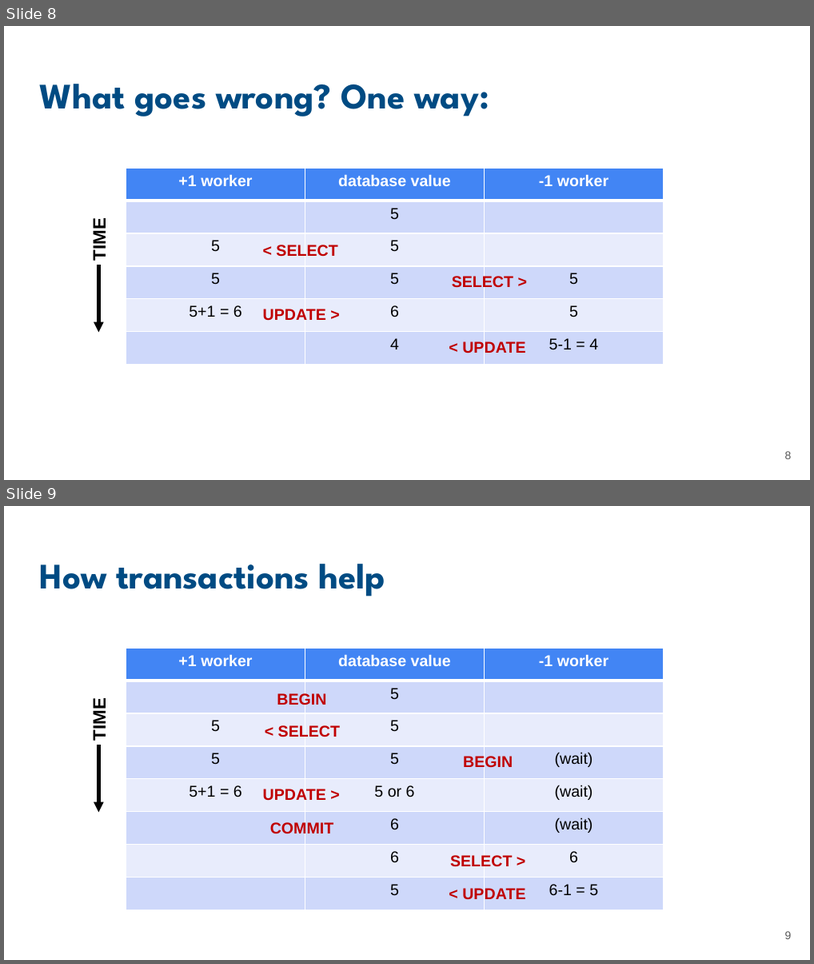
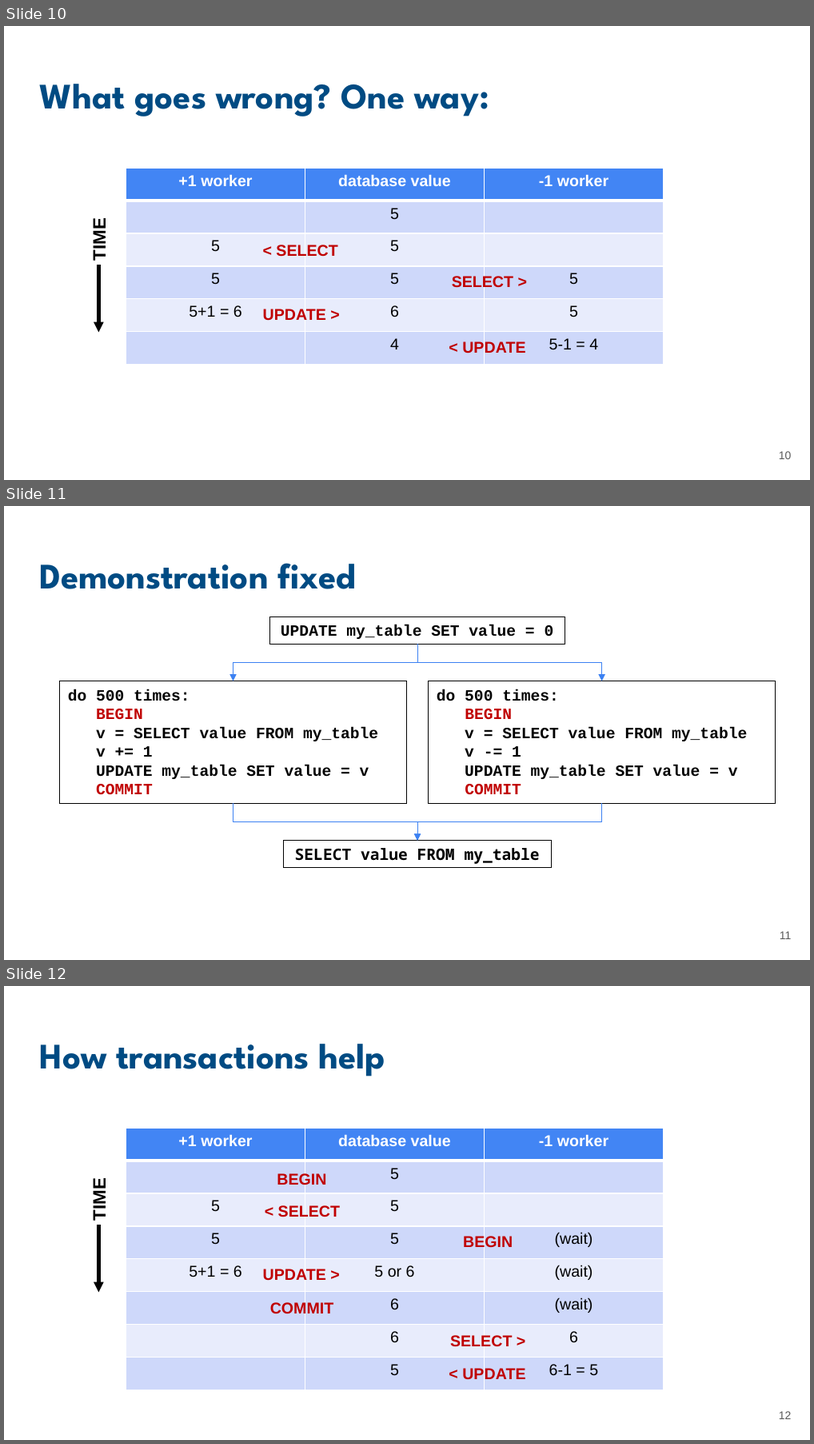
Before and after one commit to UCSB-Library-Research-Data-Services/bren-eds213, a slide deck: modules/week05/slides-05-advanced.pptx. Shown one above the other, each under a label of ours: slides 8 and 9 before the commit, slides 10, 11 and 12 after it. The pictures are 814x964 and 814x1444 pixels, drawn with LibreOffice and Linux fonts; fonts in the diff are those of the drawing. Boxes give left, top, right and bottom in pixels: in the first picture for what was removed or moved away, otherwise in the second. Text is boxed around its words. In the diff, an @@ line names an element or a change of style, - is before the commit and + after.

```diff
--- a/modules/week05/slides-05-advanced.pptx
+++ b/modules/week05/slides-05-advanced.pptx
@@ slide 11 added at (4,506,810,960), background #FFFFFF @@
@@ title added at (39,563,356,589), 32 pt, text #004B83, bold @@
+Demonstration fixed
@@ rectangle added at (270,616,565,644), outline #000000 0.75 pt, 14 pt, text #000000, bold @@
+UPDATE my_table SET value = 0
@@ elbow arrow added from (418, 644) to (233, 681), #3C81F3 0.75 pt @@
@@ elbow arrow added from (418, 644) to (602, 681), #3C81F3 0.75 pt @@
@@ rectangle added at (60,681,406,803), outline #000000 0.75 pt, 14 pt, text #000000, bold @@
+do 500 times:
+BEGIN
+v = SELECT value FROM my_table
+v += 1
+UPDATE my_table SET value = v
+COMMIT
@@ rectangle added at (429,681,776,803), outline #000000 0.75 pt, 14 pt, text #000000, bold @@
+do 500 times:
+BEGIN
+v = SELECT value FROM my_table
+v -= 1
+UPDATE my_table SET value = v
+COMMIT
@@ elbow arrow added from (233, 803) to (418, 840), #3C81F3 0.75 pt @@
@@ elbow arrow added from (602, 803) to (418, 840), #3C81F3 0.75 pt @@
@@ rectangle added at (284,840,551,868), outline #000000 0.75 pt, 14 pt, text #000000, bold @@
+SELECT value FROM my_table
@@ page number added at (780,931,791,939), 10 pt, text #595959 @@
+11
@@ what was slide 8 is now slide 10 @@
@@ page number at (779,451,792,459): text changed @@
-8
+10
@@ what was slide 9 is now slide 12 @@
@@ page number at (779,1411,792,1419): text changed @@
-9
+12
```
Also in this commit, not shown: 7 slides changed, 2 other slides added.
